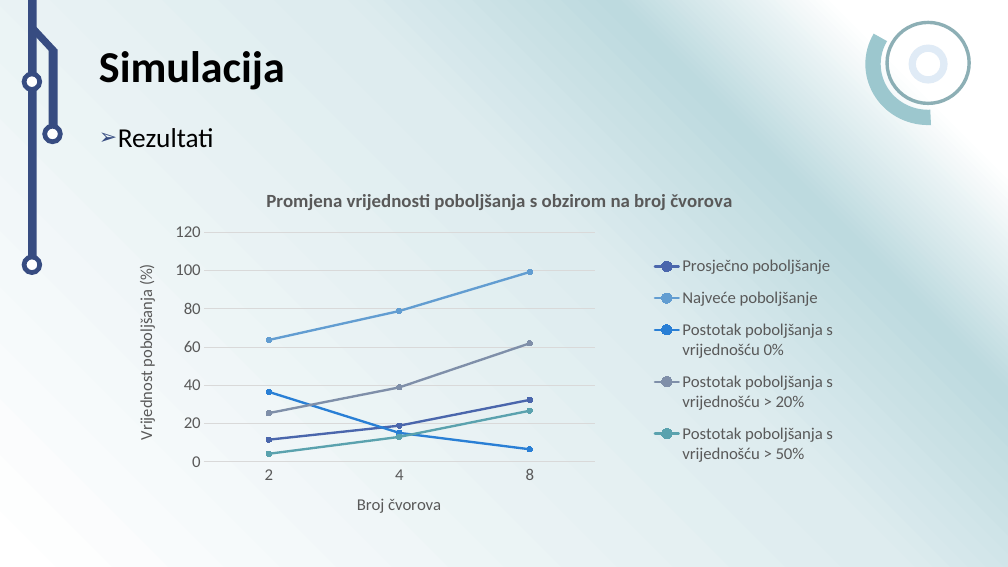
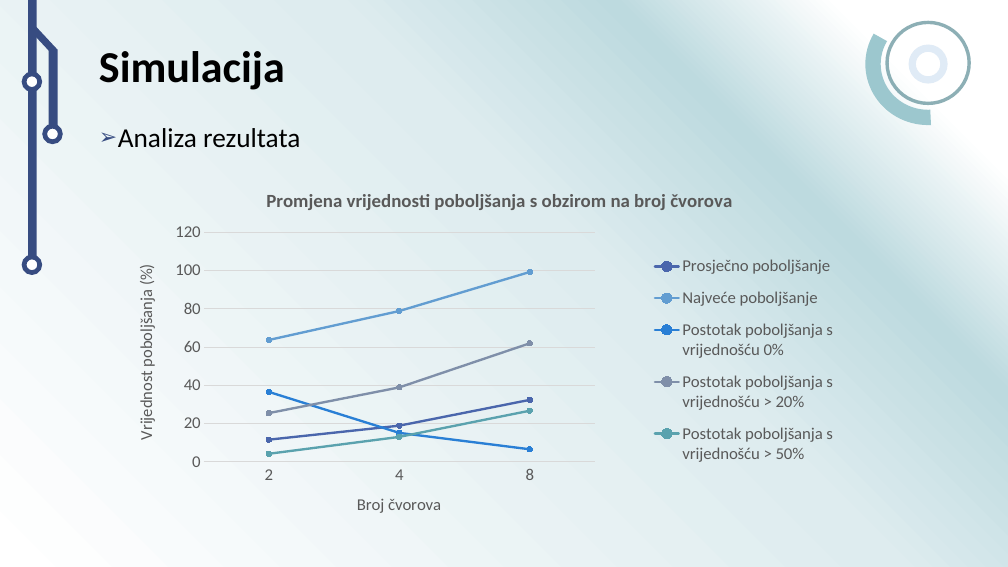
Before and after one commit to Acerinth/MaliDronovi, a slide deck: slide 14 of Prezentacija/Simulacija pozicioniranja autonomnih letjelica u prostoru.pptx (slide 17 before the commit). Drawn at 1008x567 pixels with LibreOffice and Linux fonts; fonts in the diff are those of the drawing; background and template pictures are left out. Boxes give left, top, right and bottom in pixels: in the first picture for what was removed or moved away, otherwise in the second. Text is boxed around its words. In the diff, an @@ line names an element or a change of style, - is before the commit and + after.

```diff
--- a/Prezentacija/Simulacija pozicioniranja autonomnih letjelica u prostoru.pptx
+++ b/Prezentacija/Simulacija pozicioniranja autonomnih letjelica u prostoru.pptx
@@ text at <box>118,128,300,148</box>: text changed @@
-➢ Rezultati
+➢ Analiza rezultata
```
Also in this commit, not shown: 4 other slides changed, 3 slides added, 4 slides removed.
